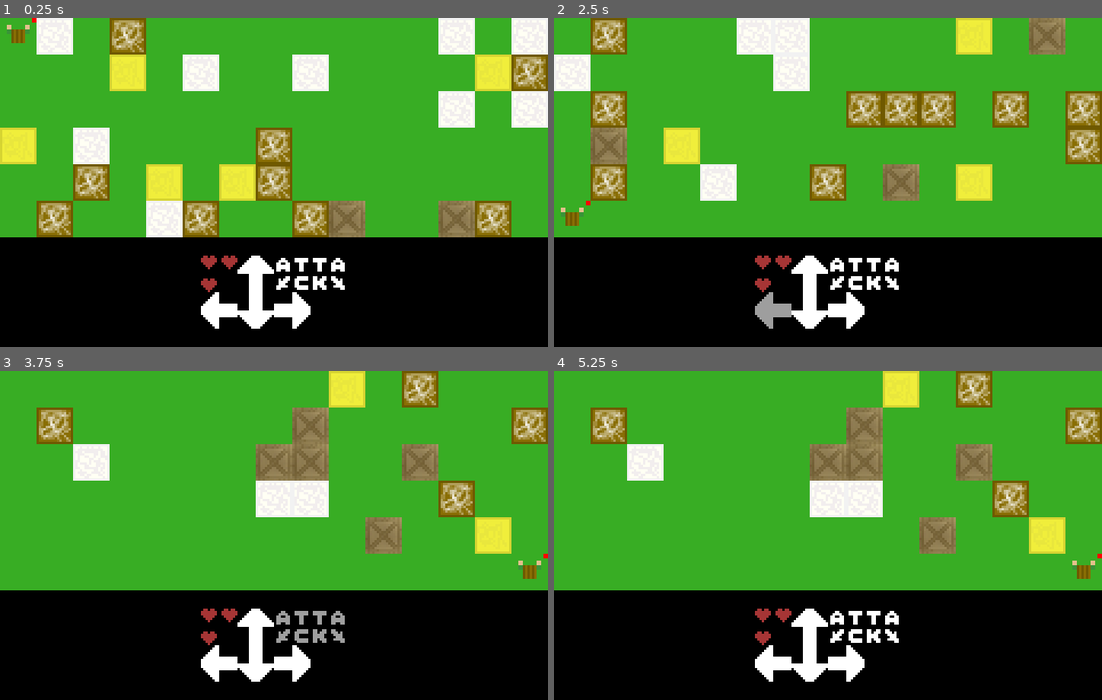
Above: before the commit, frames 1-4 (two rows, left to right).
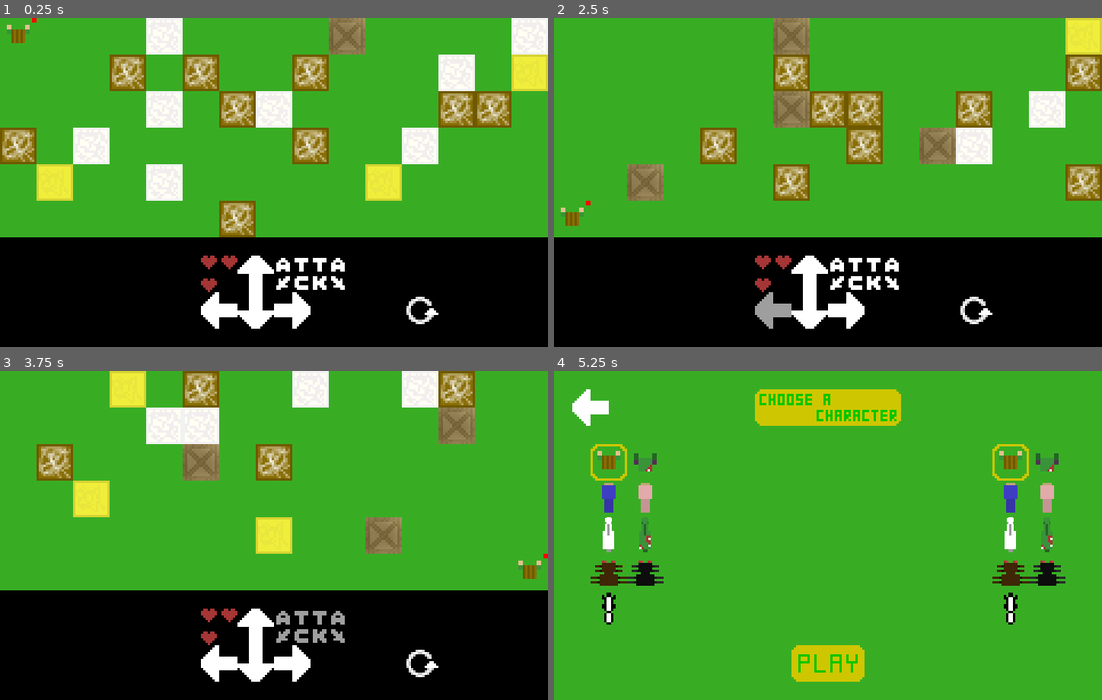
Above: after the commit, the same moments.

Repository: DrRayThe2nd/Tip-of-the-Hat
Game: Godot game, scene res://Scenes/Four Player Game.tscn
The game is run twice, just before and just after one commit, with the same random seed, the same clock (stepped at 60 frames per second) and the same inputs. This scene is started directly instead of the project's main scene.
Inputs (mouse positions are in pixels of both pictures, inside the frame that each line leads up to):
- Up to frame 1 (0.25 s): no input
- Up to frame 2 (2.5 s): click (811, 274) at 0.5 s; click (811, 310) at 1.25 s; click (773, 310) at 2 s
- Up to frame 3 (3.75 s): click (290, 663) at 2.75 s; click (312, 627) at 3.5 s
- Up to frame 4 (5.25 s): click (992, 663) at 4.27 s; click (828, 535) at 5.02 s

The runs differ from the first frame. In frame 1, 26% of the frame differs, in the area x 0-100%, y 0-94%; in frame 2, 25%; in frame 3, 18%; in frame 4, 49%, in the area x 0-100%, y 0-100%.
Error before the commit: Invalid call. Nonexistent function 'get_ref' in base 'Node2D (Character.gd)'. (res://Scripts/Health.gd:27)

Commit message:
Finished beta v0.1.0

Diff:
--- a/Scenes/Four Player Game.tscn
+++ b/Scenes/Four Player Game.tscn
@@ -18,8 +18,8 @@
 [ext_resource path="res://Assets/Attack.png" type="Texture" id=16]
 [ext_resource path="res://Assets/Attack Pressed.png" type="Texture" id=17]
 [ext_resource path="res://Assets/Blank.png" type="Texture" id=18]
-[ext_resource path="res://Assets/Game Over.png" type="Texture" id=19]
-[ext_resource path="res://Assets/Game Over Pressed.png" type="Texture" id=20]
+[ext_resource path="res://Assets/Restart.png" type="Texture" id=19]
+[ext_resource path="res://Assets/Restart Pressed.png" type="Texture" id=20]
 [ext_resource path="res://Assets/Winner A.png" type="Texture" id=21]
 
 [node name="Four Player Game" type="Node2D" index="0"]
@@ -499,14 +499,13 @@
 
 [node name="Game Over" type="TextureButton" parent="Controls" index="2"]
 
-visible = false
-anchor_left = 0.0
-anchor_top = 0.0
-anchor_right = 0.0
-anchor_bottom = 0.0
-margin_left = 104.0
+anchor_left = 0.0
+anchor_top = 0.0
+anchor_right = 0.0
+anchor_bottom = 0.0
+margin_left = 176.0
 margin_top = 120.0
-margin_right = 136.0
+margin_right = 208.0
 margin_bottom = 136.0
 rect_pivot_offset = Vector2( 0, 0 )
 rect_clip_content = false
@@ -515,7 +514,6 @@
 mouse_default_cursor_shape = 0
 size_flags_horizontal = 1
 size_flags_vertical = 1
-disabled = true
 toggle_mode = false
 enabled_focus_mode = 2
 shortcut = null
--- a/Scenes/Game.tscn
+++ b/Scenes/Game.tscn
@@ -17,11 +17,11 @@
 [ext_resource path="res://Assets/Attack.png" type="Texture" id=15]
 [ext_resource path="res://Assets/Attack Pressed.png" type="Texture" id=16]
 [ext_resource path="res://Assets/Blank.png" type="Texture" id=17]
-[ext_resource path="res://Assets/Game Over.png" type="Texture" id=18]
-[ext_resource path="res://Assets/Game Over Pressed.png" type="Texture" id=19]
+[ext_resource path="res://Assets/Restart.png" type="Texture" id=18]
+[ext_resource path="res://Assets/Restart Pressed.png" type="Texture" id=19]
 [ext_resource path="res://Assets/Winner A.png" type="Texture" id=20]
 
-[node name="Game" type="Node2D" index="0"]
+[node name="Game" type="Node2D"]
 
 script = ExtResource( 1 )
 
@@ -499,14 +499,13 @@
 
 [node name="Game Over" type="TextureButton" parent="Controls" index="3"]
 
-visible = false
-anchor_left = 0.0
-anchor_top = 0.0
-anchor_right = 0.0
-anchor_bottom = 0.0
-margin_left = 104.0
+anchor_left = 0.0
+anchor_top = 0.0
+anchor_right = 0.0
+anchor_bottom = 0.0
+margin_left = 112.0
 margin_top = 120.0
-margin_right = 136.0
+margin_right = 144.0
 margin_bottom = 136.0
 rect_pivot_offset = Vector2( 0, 0 )
 rect_clip_content = false
@@ -515,7 +514,6 @@
 mouse_default_cursor_shape = 0
 size_flags_horizontal = 1
 size_flags_vertical = 1
-disabled = true
 toggle_mode = false
 enabled_focus_mode = 2
 shortcut = null
@@ -524,6 +522,7 @@
 texture_pressed = ExtResource( 19 )
 texture_hover = ExtResource( 19 )
 texture_disabled = ExtResource( 19 )
+stretch_mode = 3
 _sections_unfolded = [ "Rect", "Textures" ]
 
 [node name="Winner" type="Sprite" parent="Controls" index="4"]
--- a/Scenes/Play Four.tscn
+++ b/Scenes/Play Four.tscn
@@ -22,8 +22,10 @@
 [ext_resource path="res://Assets/Brown Recluse Pressed.png" type="Texture" id=20]
 [ext_resource path="res://Assets/Black Widow.png" type="Texture" id=21]
 [ext_resource path="res://Assets/Black Widow Pressed.png" type="Texture" id=22]
-
-[node name="Play Four" type="Node2D" index="0"]
+[ext_resource path="res://Assets/Skunk.png" type="Texture" id=23]
+[ext_resource path="res://Assets/Skunk Pressed.png" type="Texture" id=24]
+
+[node name="Play Four" type="Node2D"]
 
 script = ExtResource( 1 )
 
@@ -348,6 +350,33 @@
 texture_disabled = ExtResource( 22 )
 _sections_unfolded = [ "Rect", "Textures" ]
 
+[node name="Skunk" type="TextureButton" parent="UI/Character Options" index="8"]
+
+anchor_left = 0.0
+anchor_top = 0.0
+anchor_right = 0.0
+anchor_bottom = 0.0
+margin_left = 16.0
+margin_top = 96.0
+margin_right = 32.0
+margin_bottom = 112.0
+rect_pivot_offset = Vector2( 0, 0 )
+rect_clip_content = false
+focus_mode = 2
+mouse_filter = 0
+mouse_default_cursor_shape = 0
+size_flags_horizontal = 1
+size_flags_vertical = 1
+toggle_mode = true
+enabled_focus_mode = 2
+shortcut = null
+group = null
+texture_normal = ExtResource( 23 )
+texture_pressed = ExtResource( 24 )
+texture_hover = ExtResource( 24 )
+texture_disabled = ExtResource( 24 )
+_sections_unfolded = [ "Rect", "Textures" ]
+
 [connection signal="pressed" from="UI/Back" to="." method="_on_Back_pressed"]
 
 [connection signal="pressed" from="UI/Play" to="." method="_on_Play_pressed"]
@@ -367,3 +396,5 @@
 [connection signal="pressed" from="UI/Character Options/Brown Recluse" to="UI/Character Options" method="_on_Brown_Recluse_pressed"]
 
 [connection signal="pressed" from="UI/Character Options/Black Widow" to="UI/Character Options" method="_on_Black_Widow_pressed"]
+
+[connection signal="pressed" from="UI/Character Options/Skunk" to="UI/Character Options" method="_on_Skunk_pressed"]
--- a/Scenes/Play.tscn
+++ b/Scenes/Play.tscn
@@ -22,6 +22,8 @@
 [ext_resource path="res://Assets/Brown Recluse Pressed.png" type="Texture" id=20]
 [ext_resource path="res://Assets/Black Widow.png" type="Texture" id=21]
 [ext_resource path="res://Assets/Black Widow Pressed.png" type="Texture" id=22]
+[ext_resource path="res://Assets/Skunk.png" type="Texture" id=23]
+[ext_resource path="res://Assets/Skunk Pressed.png" type="Texture" id=24]
 
 [node name="Play" type="Node2D"]
 
@@ -346,6 +348,33 @@
 texture_disabled = ExtResource( 22 )
 _sections_unfolded = [ "Rect", "Textures" ]
 
+[node name="Skunk" type="TextureButton" parent="UI/Character Options" index="8"]
+
+anchor_left = 0.0
+anchor_top = 0.0
+anchor_right = 0.0
+anchor_bottom = 0.0
+margin_left = 16.0
+margin_top = 96.0
+margin_right = 32.0
+margin_bottom = 112.0
+rect_pivot_offset = Vector2( 0, 0 )
+rect_clip_content = false
+focus_mode = 2
+mouse_filter = 0
+mouse_default_cursor_shape = 0
+size_flags_horizontal = 1
+size_flags_vertical = 1
+toggle_mode = true
+enabled_focus_mode = 2
+shortcut = null
+group = null
+texture_normal = ExtResource( 23 )
+texture_pressed = ExtResource( 24 )
+texture_hover = ExtResource( 24 )
+texture_disabled = ExtResource( 24 )
+_sections_unfolded = [ "Rect", "Textures" ]
+
 [node name="Character Options2" type="Control" parent="UI" index="3"]
 
 anchor_left = 0.0
@@ -591,6 +620,33 @@
 texture_disabled = ExtResource( 22 )
 _sections_unfolded = [ "Rect", "Textures" ]
 
+[node name="Skunk" type="TextureButton" parent="UI/Character Options2" index="8"]
+
+anchor_left = 0.0
+anchor_top = 0.0
+anchor_right = 0.0
+anchor_bottom = 0.0
+margin_left = 16.0
+margin_top = 96.0
+margin_right = 32.0
+margin_bottom = 112.0
+rect_pivot_offset = Vector2( 0, 0 )
+rect_clip_content = false
+focus_mode = 2
+mouse_filter = 0
+mouse_default_cursor_shape = 0
+size_flags_horizontal = 1
+size_flags_vertical = 1
+toggle_mode = true
+enabled_focus_mode = 2
+shortcut = null
+group = null
+texture_normal = ExtResource( 23 )
+texture_pressed = ExtResource( 24 )
+texture_hover = ExtResource( 24 )
+texture_disabled = ExtResource( 24 )
+_sections_unfolded = [ "Rect", "Textures" ]
+
 [connection signal="pressed" from="UI/Back" to="." method="_on_Back_pressed"]
 
 [connection signal="pressed" from="UI/Play" to="." method="_on_Play_pressed"]
@@ -611,6 +667,8 @@
 
 [connection signal="pressed" from="UI/Character Options/Black Widow" to="UI/Character Options" method="_on_Black_Widow_pressed"]
 
+[connection signal="pressed" from="UI/Character Options/Skunk" to="UI/Character Options" method="_on_Skunk_pressed"]
+
 [connection signal="pressed" from="UI/Character Options2/Joe" to="UI/Character Options2" method="_on_Joe_pressed"]
 
 [connection signal="pressed" from="UI/Character Options2/Zombie" to="UI/Character Options2" method="_on_Zombie_pressed"]
@@ -626,3 +684,5 @@
 [connection signal="pressed" from="UI/Character Options2/Brown Recluse" to="UI/Character Options2" method="_on_Brown_Recluse_pressed"]
 
 [connection signal="pressed" from="UI/Character Options2/Black Widow" to="UI/Character Options2" method="_on_Black_Widow_pressed"]
+
+[connection signal="pressed" from="UI/Character Options2/Skunk" to="UI/Character Options2" method="_on_Skunk_pressed"]
--- a/Scripts/Auto Load.gd
+++ b/Scripts/Auto Load.gd
@@ -4,10 +4,16 @@
 const ATTACKERS = ["Joe", "Zombie"]
 const POISON = ["Black Widow", "Brown Recluse"]
 const HEALTH = ["Blue Sheep", "Pink Sheep"]
+const RANGE = ["Skunk"]
 const POWERUPS = ["Jump", "Medkit", "Sword"]#, "TNT"]
 const VECTORS = [Vector2(-16, -16), Vector2(  0, -16), Vector2( 16, -16),
 				 Vector2(-16,   0), Vector2(  0,   0), Vector2( 16,   0),
 				 Vector2(-16,  16), Vector2(  0,  16), Vector2( 16,  16)]
+const VECTORS2  =  [Vector2(-32, -32), Vector2(-16, -32), Vector2(  0, -32), Vector2( 16, -32), Vector2( 32, -32),
+					Vector2(-32, -16), Vector2( 32, -16),
+					Vector2(-32,   0), Vector2( 32,   0),
+					Vector2(-32,  16), Vector2( 32,  16),
+					Vector2(-32,  32), Vector2(-16,  32), Vector2(  0,  32), Vector2( 16,  32), Vector2( 32,  32)]
 
 var FAR_CORNER = Vector2(240, 144 - 48)
 
@@ -15,11 +21,9 @@
 	if typeof(from) != typeof([]):
 		return []
 
-	var l = len(from)
-
 	randomize()
 
-	return from[randi() % l]
+	return from[randi() % len(from)]
 
 func choose_powerup():
 	randomize()
--- a/Scripts/Character Options.gd
+++ b/Scripts/Character Options.gd
@@ -40,3 +40,6 @@
 
 func _on_Black_Widow_pressed():
 	des("Black Widow")
+
+func _on_Skunk_pressed():
+	des("Skunk")
--- a/Scripts/Character.gd
+++ b/Scripts/Character.gd
@@ -39,14 +39,38 @@
 	if players == 2:
 		plr.turn = true
 	elif players == 4:
+		for p in plrs:
+			print(p)
+		print(" ")
+
 		if name.ends_with("A"):
-			plrs[1].turn = true
+			if str(plrs[1]) != "[Deleted Object]":
+				plrs[1].turn = true
+			elif str(plrs[2]) != "[Deleted Object]":
+				plrs[2].turn = true
+			elif str(plrs[3]) != "[Deleted Object]":
+				plrs[3].turn = true
 		elif name.ends_with("B"):
-			plrs[2].turn = true
+			if str(plrs[2]) != "[Deleted Object]":
+				plrs[2].turn = true
+			elif str(plrs[3]) != "[Deleted Object]":
+				plrs[3].turn = true
+			elif str(plrs[0]) != "[Deleted Object]":
+				plrs[0].turn = true
 		elif name.ends_with("C"):
-			plrs[3].turn = true
-		else:
-			plrs[0].turn = true
+			if str(plrs[3]) != "[Deleted Object]":
+				plrs[3].turn = true
+			elif str(plrs[0]) != "[Deleted Object]":
+				plrs[0].turn = true
+			elif str(plrs[1]) != "[Deleted Object]":
+				plrs[1].turn = true
+		elif name.ends_with("D"):
+			if str(plrs[0]) != "[Deleted Object]":
+				plrs[0].turn = true
+			elif str(plrs[1]) != "[Deleted Object]":
+				plrs[1].turn = true
+			elif str(plrs[2]) != "[Deleted Object]":
+				plrs[2].turn = true
 
 	if has_child($"../../Map", "TNT"):
 		$"../../Map/TNT".turns -= 1
@@ -178,8 +202,10 @@
 
 		if check or not check_pos(position):
 			if turn:
-				position = new_pos
-				update_turns()
+				position = Vector2(clamp(new_pos.x, 0, AL.FAR_CORNER.x), clamp(new_pos.y, 0, AL.FAR_CORNER.y))
+				if position == new_pos:
+				# Check to see if clamp changed the position or not
+					update_turns()
 
 		return check
 
@@ -198,8 +224,10 @@
 
 		if check or not check_pos(position):
 			if turn:
-				position = new_pos
-				update_turns()
+				position = Vector2(clamp(new_pos.x, 0, AL.FAR_CORNER.x), clamp(new_pos.y, 0, AL.FAR_CORNER.y))
+				if position == new_pos:
+				# Check to see if clamp changed the position or not
+					update_turns()
 
 		return check
 
@@ -218,8 +246,10 @@
 
 		if check or not check_pos(position):
 			if turn:
-				position = new_pos
-				update_turns()
+				position = Vector2(clamp(new_pos.x, 0, AL.FAR_CORNER.x), clamp(new_pos.y, 0, AL.FAR_CORNER.y))
+				if position == new_pos:
+				# Check to see if clamp changed the position or not
+					update_turns()
 
 		return check
 
@@ -238,8 +268,10 @@
 
 		if check or not check_pos(position):
 			if turn:
-				position = new_pos
-				update_turns()
+				position = Vector2(clamp(new_pos.x, 0, AL.FAR_CORNER.x), clamp(new_pos.y, 0, AL.FAR_CORNER.y))
+				if position == new_pos:
+				# Check to see if clamp changed the position or not
+					update_turns()
 
 		return check
 
@@ -257,6 +289,17 @@
 					child.attacked(powerup, damage)
 
 					update_turns()
+				elif sprite_name in AL.RANGE:
+					for vec2 in AL.VECTORS2:
+						if position + vec2 == child.position and child != self and turn:
+							randomize()
+
+							if randi() % 2:
+								child.attacked(powerup, damage)
+							elif powerup == "Sword":
+								child.attacked(powerup, 1)
+
+							update_turns()
 
 			for child in $"../../Map".get_children():
 				if position + vec == child.position and child.is_powerup and turn:
@@ -273,7 +316,7 @@
 					update_turns()
 
 func attacked(p, d):
-	if powerup == "Mdedkit":
+	if powerup == "Medkit":
 		has_powerup = false
 		powerup = null
 
--- a/Scripts/Four Character Options.gd
+++ b/Scripts/Four Character Options.gd
@@ -13,7 +13,7 @@
 		root.cb = keep
 	elif root.selecting == 3:
 		root.cc = keep
-	else:
+	elif root.selecting == 4:
 		root.cd = keep
 
 func _ready():
@@ -42,3 +42,6 @@
 
 func _on_Black_Widow_pressed():
 	des("Black Widow")
+
+func _on_Skunk_pressed():
+	des("Skunk")
--- a/Scripts/Game.gd
+++ b/Scripts/Game.gd
@@ -57,7 +57,7 @@
 
 	if name.begins_with("Four"):
 		players = 4
-		AL.FAR_CORNER = Vector2(AL.FAR_CORNER.x * 2, AL.FAR_CORNER.y * 2)
+		AL.FAR_CORNER = Vector2((AL.FAR_CORNER.x - 8) * 2, AL.FAR_CORNER.y * 2)
 		for p in plrs:
 			p.players = 4
 			p._ready()
@@ -105,8 +105,10 @@
 					winner.texture = win_d
 
 				winner.show()
-				game_over.show()
-				game_over.disabled = false
+				game_over.texture_normal = load("res://Assets/Game Over.png")
+				game_over.texture_hover = load("res://Assets/Game Over Pressed.png")
+				game_over.texture_pressed = load("res://Assets/Game Over Pressed.png")
+				game_over.rect_position.x -= 8
 
 func end_game():
 	get_parent().add_child(load("res://Scenes/Main Menu.tscn").instance())
--- a/Scripts/Health.gd
+++ b/Scripts/Health.gd
@@ -15,35 +15,35 @@
 
 func _ready():
 	if $"..".name.ends_with("A") and $"../../..".players == 2:
-		plr = weakref(get_parent().get_parent().get_parent().get_node("Characters/Character A"))
+		plr = get_parent().get_parent().get_parent().get_node("Characters/Character A")
 	elif $"..".name.ends_with("B") and $"../../..".players == 2:
-		plr = weakref(get_parent().get_parent().get_parent().get_node("Characters/Character B"))
+		plr = get_parent().get_parent().get_parent().get_node("Characters/Character B")
 	else:
 		plr = get_parent().get_parent().get_parent().get_node("Characters/Character A")
 
 	set_process(true)
 
 func _process(delta):
-	if plr.get_ref():
-		if plr.get_ref().powerup == "Medkit":
-			if plr.get_ref().health == 1:
+	if plr:
+		if plr.powerup == "Medkit":
+			if plr.health == 1:
 				texture = zero_plus
-			elif plr.get_ref().health == 2:
+			elif plr.health == 2:
 				texture = one_plus
-			elif plr.get_ref().health == 3:
+			elif plr.health == 3:
 				texture = two_plus
-			elif plr.get_ref().health == 4:
+			elif plr.health == 4:
 				texture = three_plus
 			else:
 				texture = four_plus
 		else:
-			if plr.get_ref().health == 0:
+			if plr.health == 0:
 				texture = zero
-			elif plr.get_ref().health == 1:
+			elif plr.health == 1:
 				texture = one
-			elif plr.get_ref().health == 2:
+			elif plr.health == 2:
 				texture = two
-			elif plr.get_ref().health == 3:
+			elif plr.health == 3:
 				texture = three
 			else:
 				texture = four
--- a/Scripts/Play Four.gd
+++ b/Scripts/Play Four.gd
@@ -18,8 +18,6 @@
 	$"UI/Character Options".des("Joe")
 
 	if selecting > 4:
-		# Something doesn't work here!
-		# Please fix!
 		$"..".add_child(load("res://Scenes/Four Player Game.tscn").instance())
 		$"../Four Player Game".update_characters(ca, cb, cc, cd)
 		queue_free()
Binary file added: Assets/Skunk Pressed.png
Not shown, added: Assets/Skunk Pressed.png.import
Not shown: 1 places in Scenes/Play Four.tscn that only renumber resources
Not shown: 1 places in Scenes/Play.tscn that only renumber resources
Not shown, added: Release Notes.rtf
